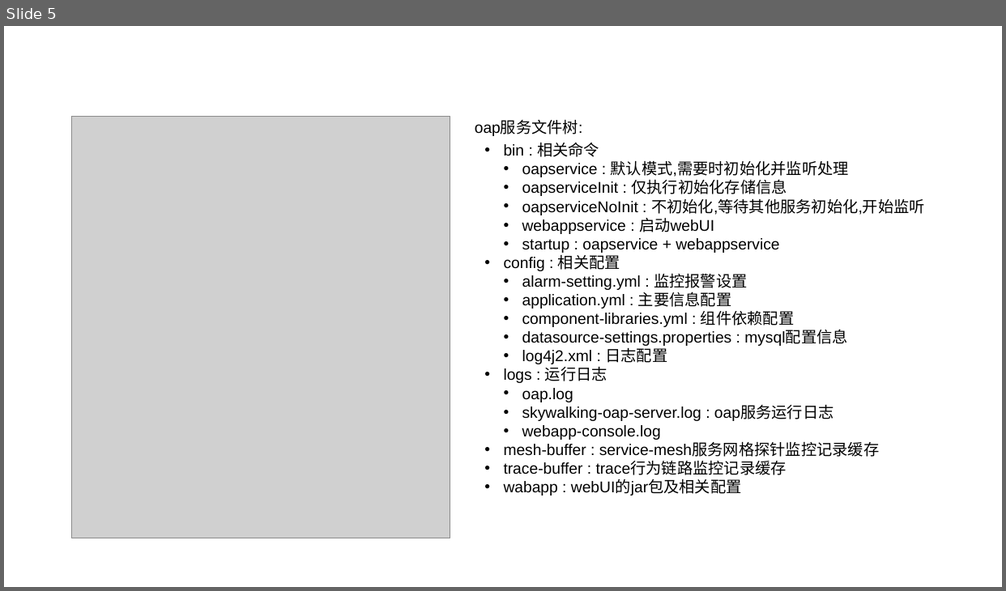
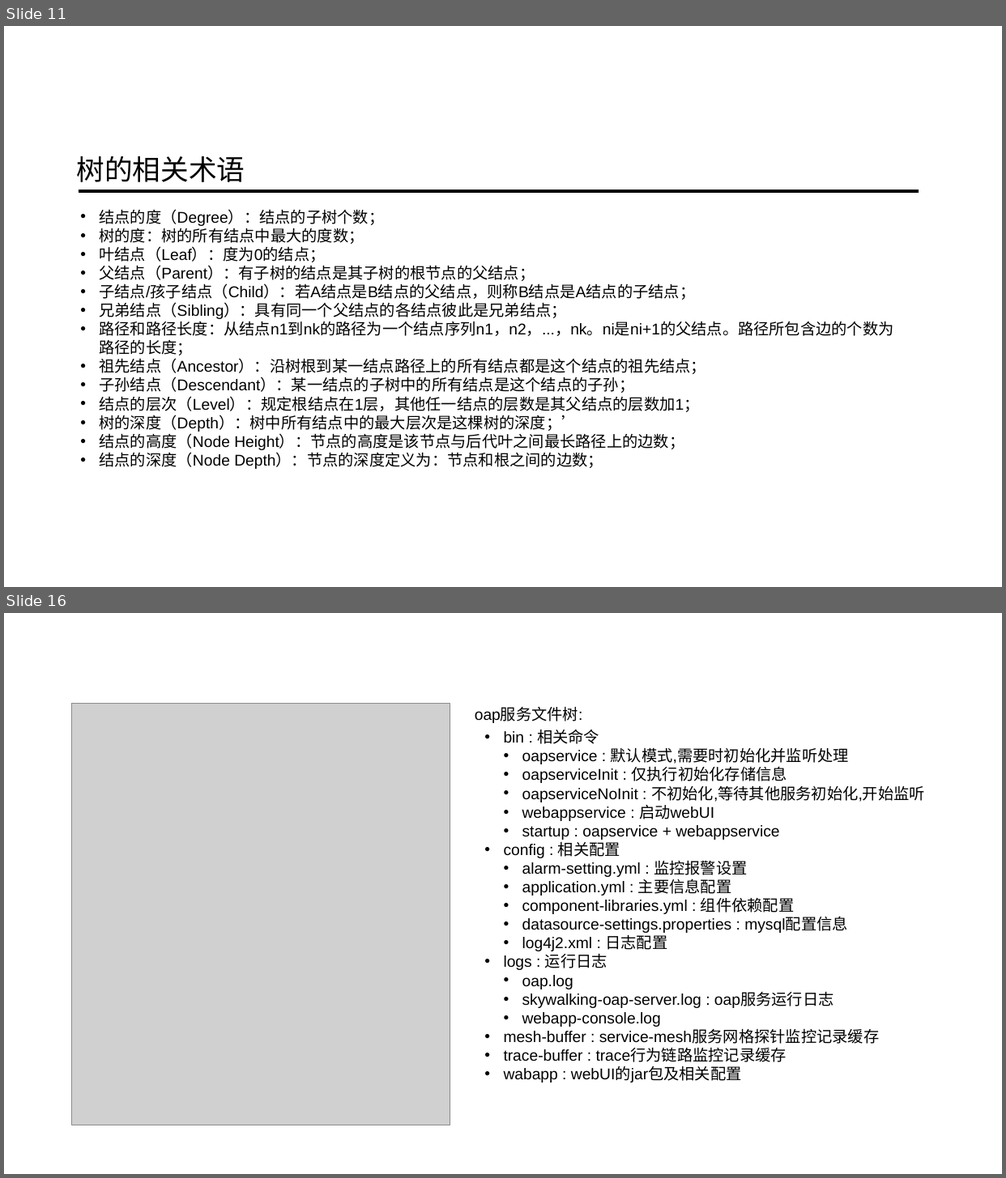
Before and after one commit to ainilili/data-structure-trees-demo, a slide deck: 数据结构之树.pptx. Shown one above the other, each under a label of ours: slide 5 before the commit, slides 11 and 16 after it; the slides between them are not shown. The pictures are 1006x591 and 1006x1178 pixels, drawn with LibreOffice and Linux fonts; fonts in the diff are those of the drawing; grey boxes stand for pictures; background and template pictures are left out. Boxes give left, top, right and bottom in pixels: in the first picture for what was removed or moved away, otherwise in the second. Text is boxed around its words. In the diff, an @@ line names an element or a change of style, - is before the commit and + after.

```diff
--- a/数据结构之树.pptx
+++ b/数据结构之树.pptx
@@ slide 11 added at box(4, 26, 1002, 587), background picture (left out) @@
@@ text added at box(77, 156, 245, 182), 54 pt, text #000000 @@
+树的相关术语
@@ line added from (79, 191) to (918, 191), #000000 6.5 pt @@
@@ text added at box(99, 209, 893, 469), 30 pt, text #000000 @@
+• 结点的度（Degree）：结点的子树个数；
+• 树的度：树的所有结点中最大的度数；
+• 叶结点（Leaf）：度为0的结点；
+• 父结点（Parent）：有子树的结点是其子树的根节点的父结点；
+• 子结点/孩子结点（Child）：若A结点是B结点的父结点，则称B结点是A结点的子结点；
+• 兄弟结点（Sibling）：具有同一个父结点的各结点彼此是兄弟结点；
+• 路径和路径长度：从结点n1到nk的路径为一个结点序列n1，n2，...，nk。ni是ni+1的父结点。路径所包含边的个数为路径的长度；
+• 祖先结点（Ancestor）：沿树根到某一结点路径上的所有结点都是这个结点的祖先结点；
+• 子孙结点（Descendant）：某一结点的子树中的所有结点是这个结点的子孙；
+• 结点的层次（Level）：规定根结点在1层，其他任一结点的层数是其父结点的层数加1；
+• 树的深度（Depth）：树中所有结点中的最大层次是这棵树的深度；’
+• 结点的高度（Node Height）：节点的高度是该节点与后代叶之间最长路径上的边数；
+• 结点的深度（Node Depth）：节点的深度定义为：节点和根之间的边数；
@@ what was slide 5 is now slide 16 @@
```
Also in this commit, not shown: 14 other slides added, 4 slides removed.
